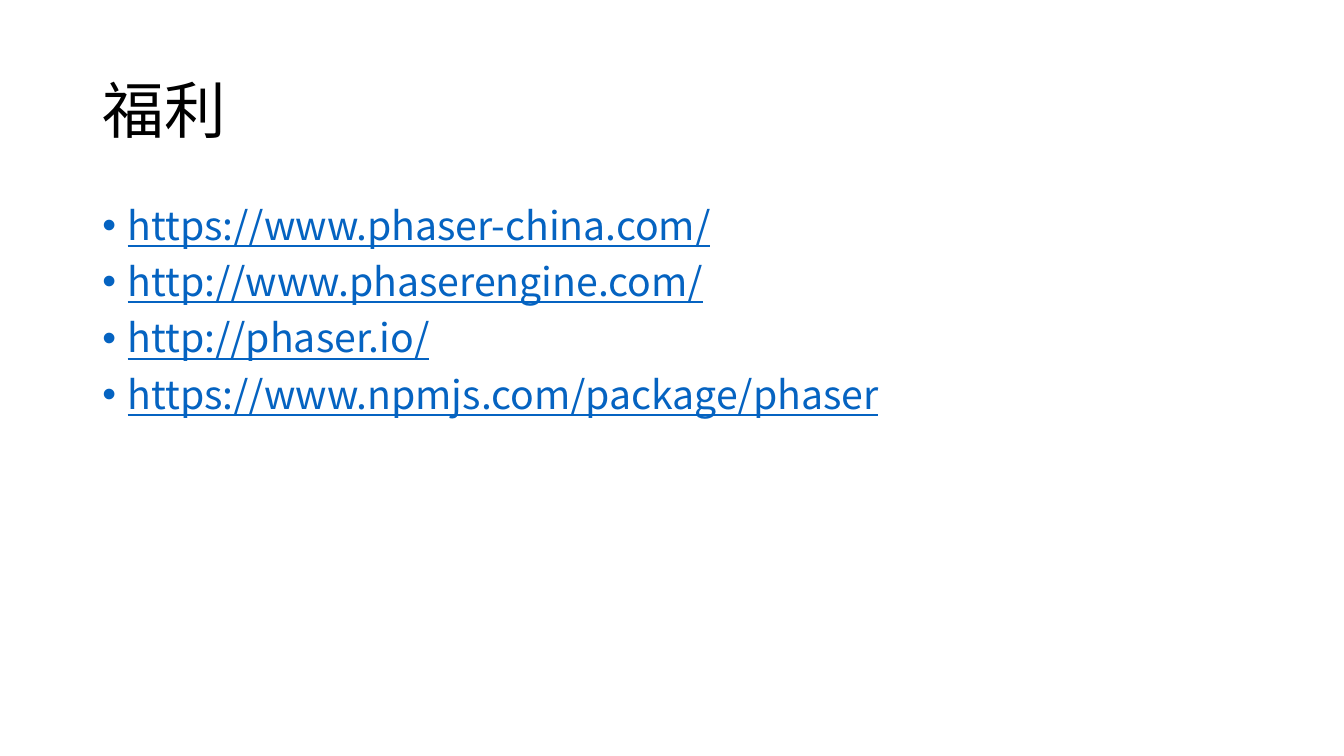
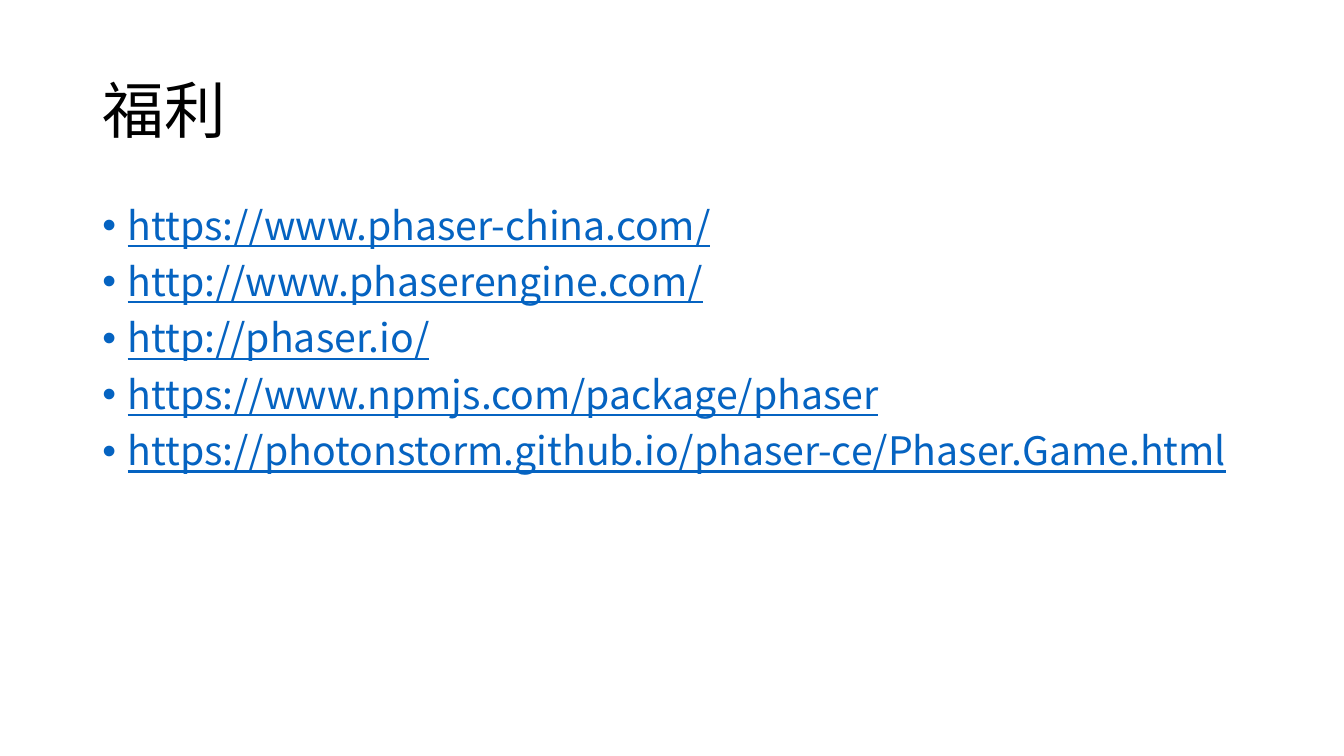
Before and after one commit to commonheartwah/phaser-demo-stars, a slide deck: slide 32 of phaser-1.pptx. Drawn at 1344x756 pixels with LibreOffice and Linux fonts; fonts in the diff are those of the drawing; background and template pictures are left out. Boxes give left, top, right and bottom in pixels: in the first picture for what was removed or moved away, otherwise in the second. Text is boxed around its words. In the diff, an @@ line names an element or a change of style, - is before the commit and + after.

Commit message:
修改ppt

```diff
--- a/phaser-1.pptx
+++ b/phaser-1.pptx
@@ text at [128,433,1226,475]: paragraph added @@
+• https://photonstorm.github.io/phaser-ce/Phaser.Game.html
```
